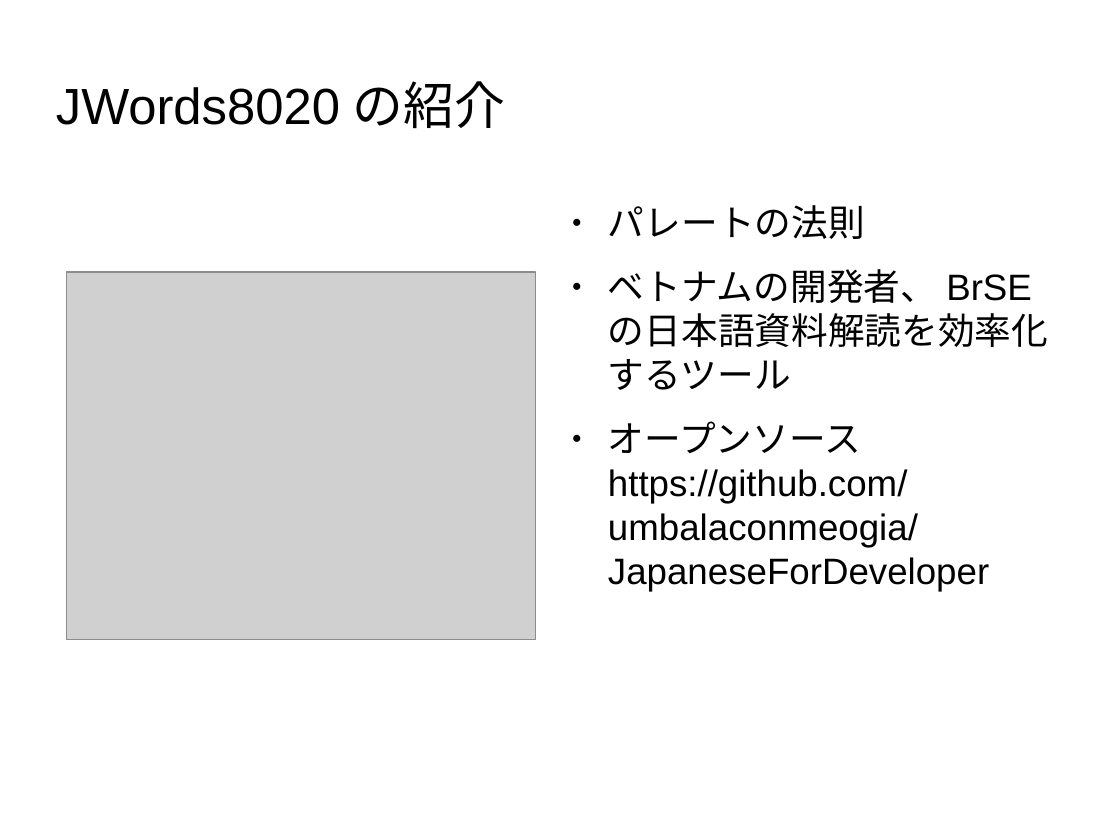
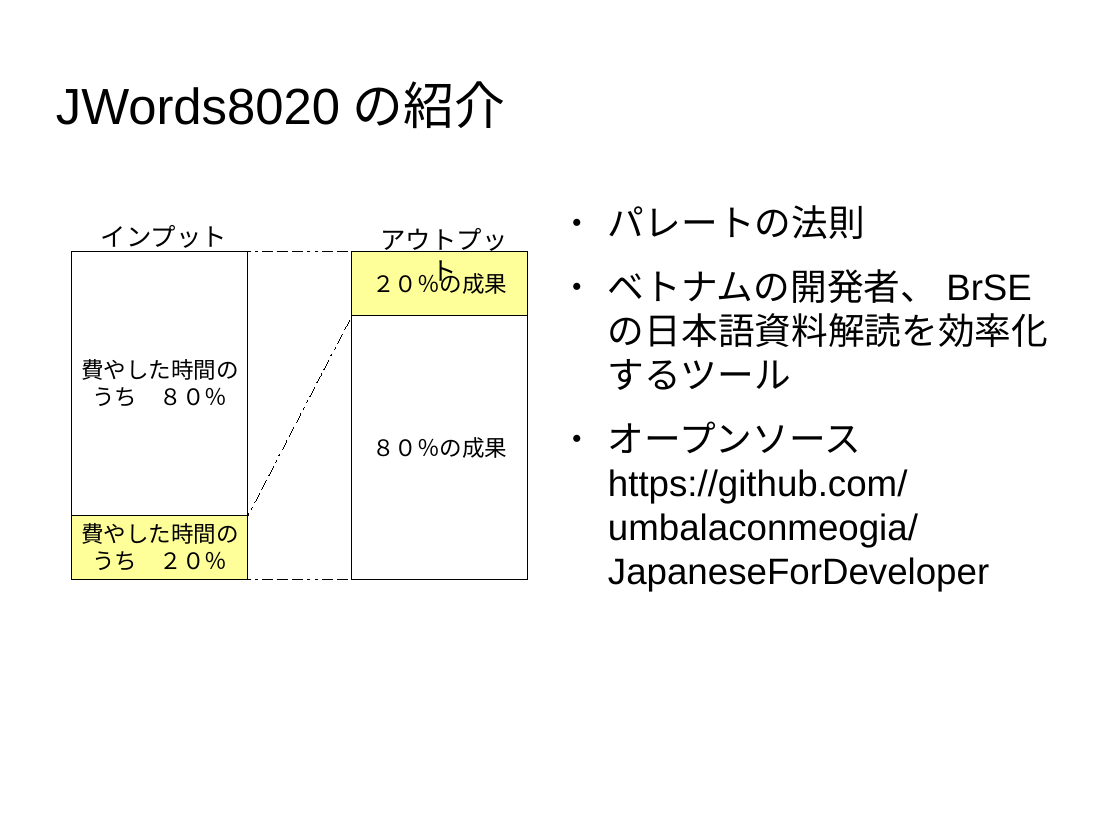
Before and after one commit to umbalaconmeogia/JapaneseForDeveloper, a slide deck: slide 4 of Documents/JWords8020の考え方/JWords8020の考え方.odp. Drawn at 1120x840 pixels with LibreOffice and Linux fonts; fonts in the diff are those of the drawing; grey boxes stand for pictures; background and template pictures are left out. Boxes give left, top, right and bottom in pixels: in the first picture for what was removed or moved away, otherwise in the second. Text is boxed around its words. In the diff, an @@ line names an element or a change of style, - is before the commit and + after.

```diff
--- a/Documents/JWords8020の考え方/JWords8020の考え方.odp
+++ b/Documents/JWords8020の考え方/JWords8020の考え方.odp
@@ picture removed at box(67, 272, 537, 640) @@
@@ group added at box(72, 225, 527, 579): 4 rectangles, 3 lines, 2 texts @@
+費やした時間の
+うち ８０％
+費やした時間の
+うち ２０％
+２０％の成果
+８０％の成果
+インプット
+アウトプット
```
Also in this commit, not shown: 2 other slides changed, 1 other file.
